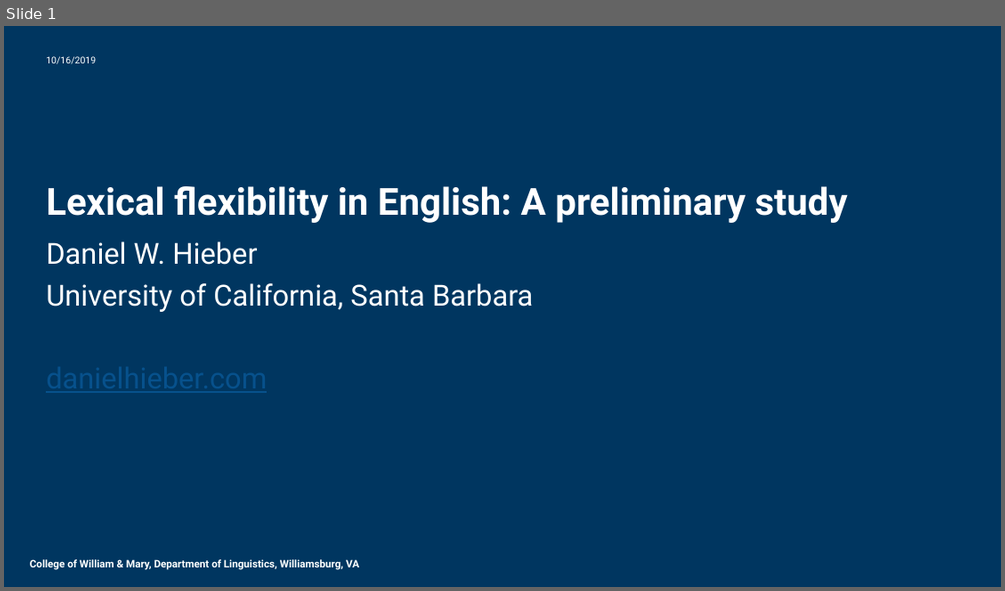
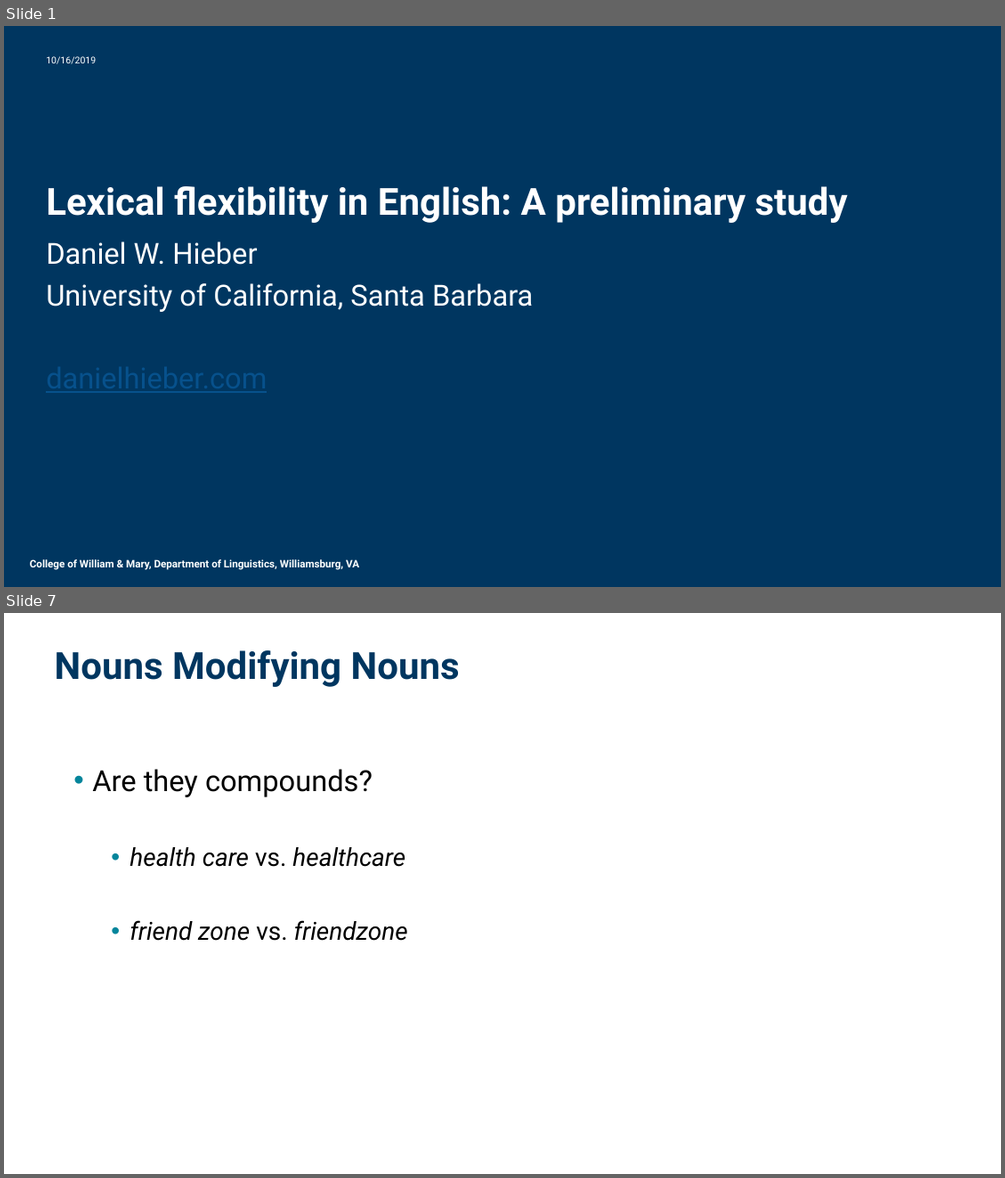
Before and after one commit to dwhieb/dissertation, a slide deck: presentations/Hieber. 2019. Lexical flexibility in English.pptx. Shown one above the other, each under a label of ours: slide 1 before the commit, slides 1 and 7 after it; the slides between them are not shown. The pictures are 1005x591 and 1005x1178 pixels, drawn with LibreOffice and Linux fonts; fonts in the diff are those of the drawing; background and template pictures are left out. Boxes give left, top, right and bottom in pixels: in the first picture for what was removed or moved away, otherwise in the second. Text is boxed around its words. In the diff, an @@ line names an element or a change of style, - is before the commit and + after.

```diff
--- a/presentations/Hieber. 2019. Lexical flexibility in English.pptx
+++ b/presentations/Hieber. 2019. Lexical flexibility in English.pptx
@@ slide 7 added at [4, 613, 1001, 1174], background #FFFFFF @@
@@ title added at [55, 650, 460, 687], 36 pt, text #003660, bold @@
+Nouns Modifying Nouns
@@ text added at [92, 769, 408, 941], 24 pt, text #000000, italic @@
+• Are they compounds?
+  • health care vs. healthcare
+  • friend zone vs. friendzone
```
Also in this commit, not shown: 51 other slides added, 1 slide removed, 1 other file.
